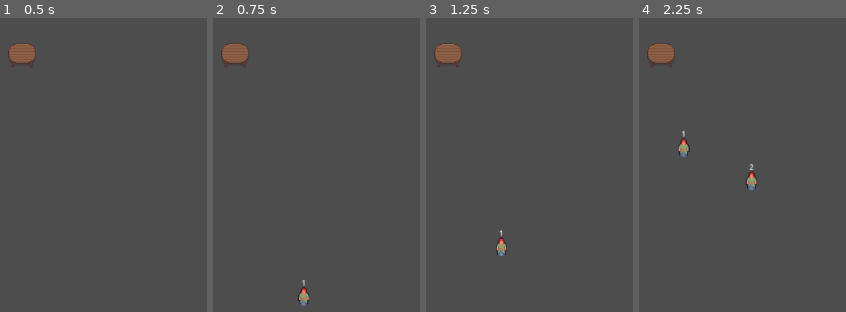
Above: before the commit, frames 1-4 (left to right).
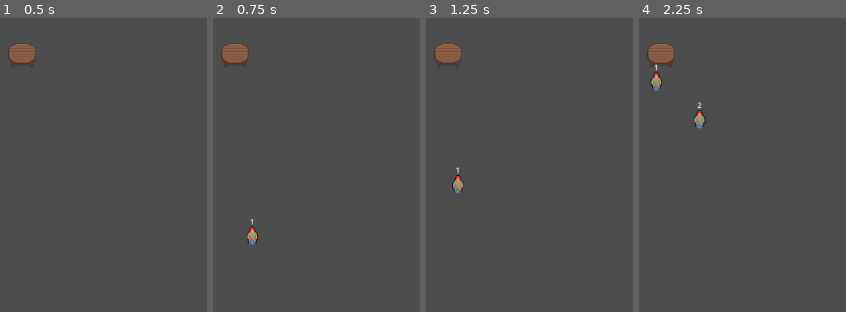
Above: after the commit, the same moments.

Repository: DragonGodotProjects/EventPlanner
Game: Godot game, scene res://test/table_demo.tscn
Same seed, same stepped clock (60 frames per second), same inputs: the game is played once before the commit and once after it. This scene is started directly instead of the project's main scene.
Inputs (mouse positions are in pixels of both pictures, inside the frame that each line leads up to):
- Up to frame 1 (0.5 s): no input
- Up to frame 2 (0.75 s): tap Enter at 0.5 s; move the mouse to (outside the picture) at 0.52 s; hold Up (ui_up) from 0.53 s (still down); hold Shift from 0.53 s (still down); click (outside the picture) at 0.67 s
- Up to frame 3 (1.25 s): keep holding Up (ui_up); keep holding Shift
- Up to frame 4 (2.25 s): release Up (ui_up) at 1.25 s; release Shift at 1.25 s; drag from (outside the picture) to (outside the picture) at 1.27 s; move the mouse to (outside the picture) at 2.02 s; hold Up (ui_up) from 2.03 s (still down); tap Ctrl at 2.1 s

Frame 1 is identical in both runs. In frame 2, 0.5% of the frame differs, in the area x 16-47%, y 68-98%; in frame 3, 0.5%; in frame 4, 1.1%, in the area x 5-58%, y 15-59%.

Commit message:
fixed relative position when seating

Diff:
--- a/table.gd
+++ b/table.gd
@@ -5,7 +5,9 @@
 
 func seat_attendee(attendee:Attendee, seat_num:int) -> void:
 	if chairs[seat_num] == null:
+		var attendee_global_pos = attendee.global_position
 		self.add_child(attendee)
+		attendee.global_position = attendee_global_pos
 		chairs[seat_num] = attendee
 		attendee.walk_to(seat_loc[seat_num])
 	else:
--- a/test/waiting_queue_demo.gd
+++ b/test/waiting_queue_demo.gd
@@ -6,7 +6,6 @@
 
 func _ready():
 	waiting_queue.dequeued.connect(on_finish_dequeue)
-
 
 func _input(event:InputEvent):
 	if event.is_action_pressed("ui_up"):
